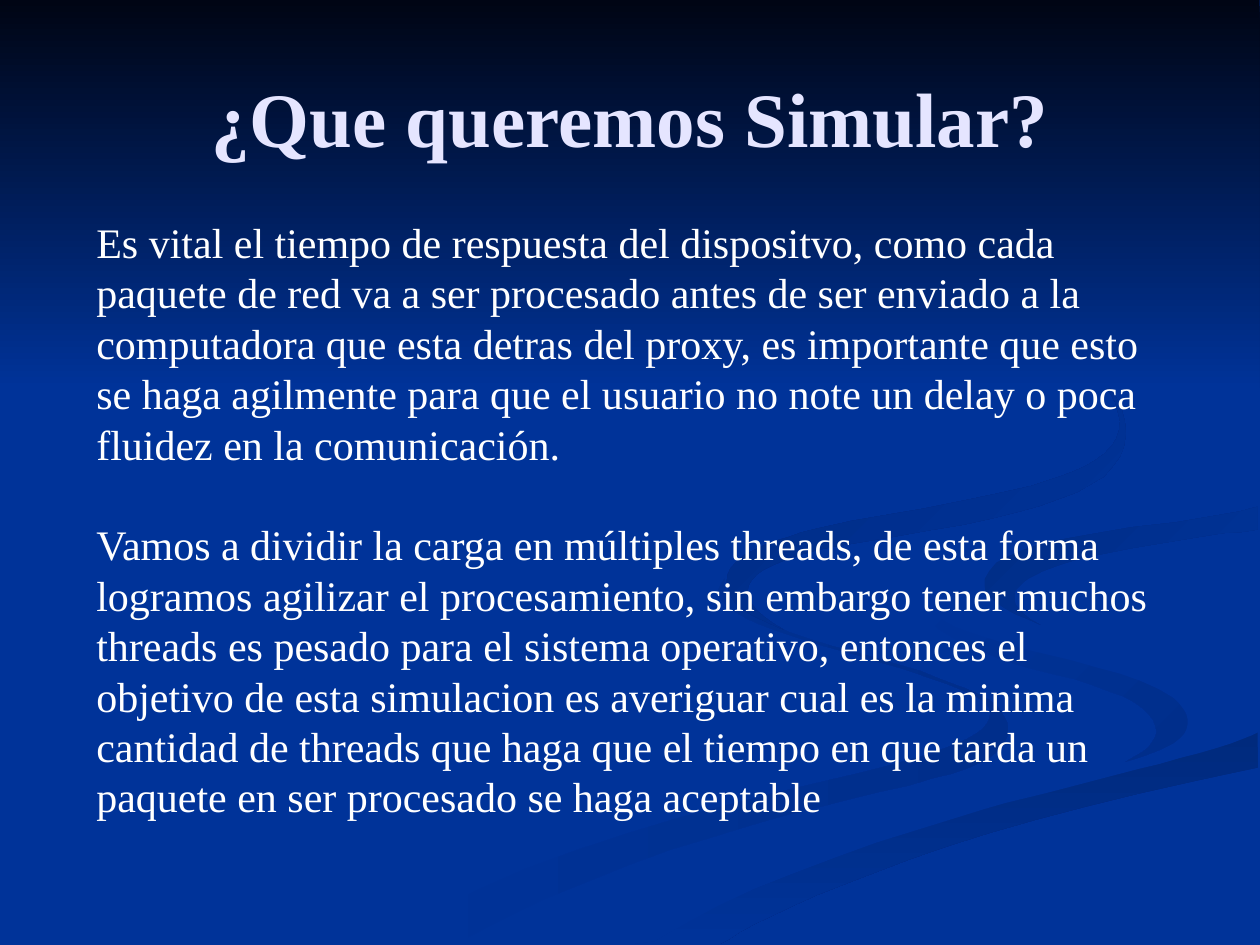
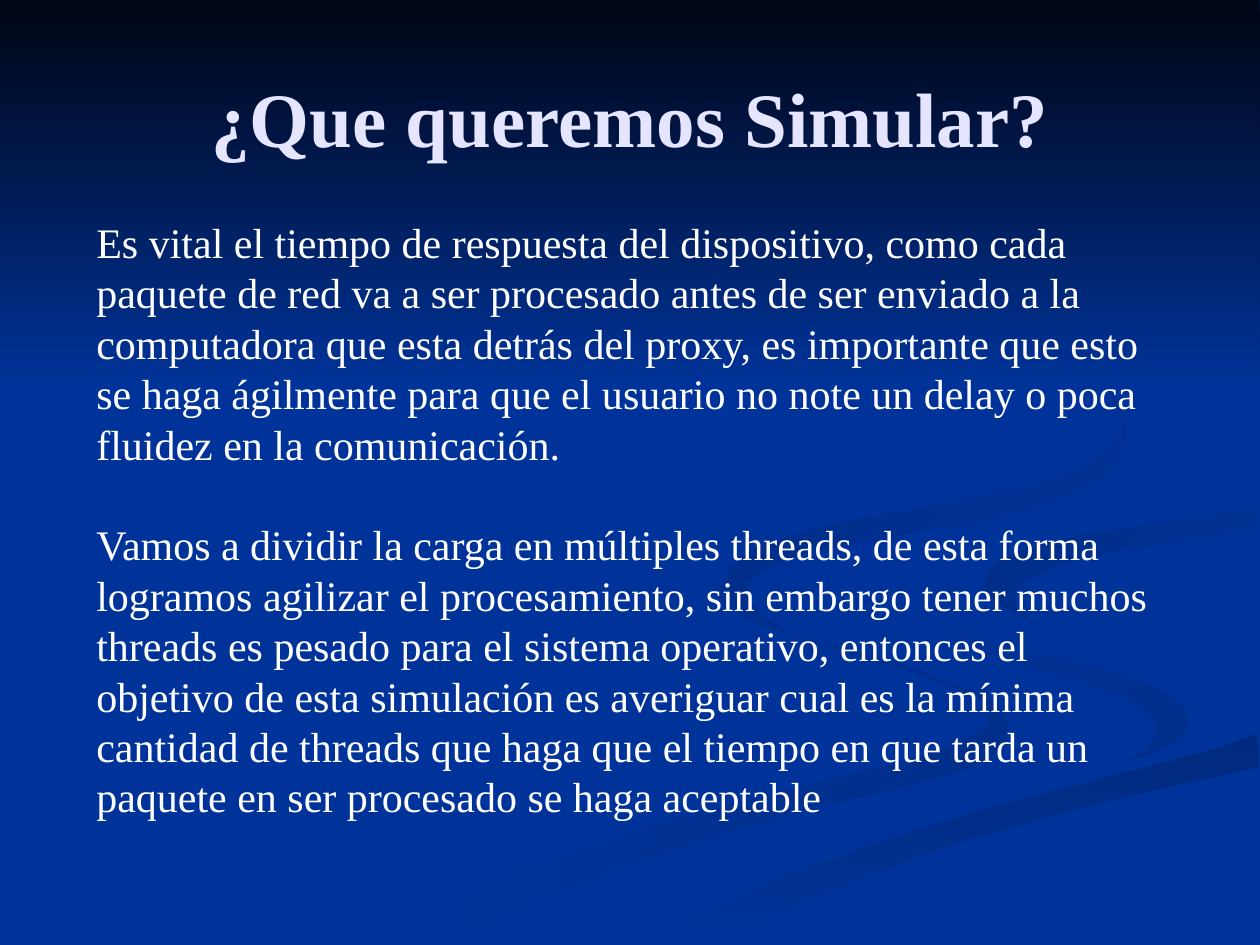
Before and after one commit to tomasdepi/simulacion-AnalizadorPaquetes, a slide deck: slide 3 of Presentacion.ppt. Drawn at 1260x945 pixels with LibreOffice and Linux fonts; fonts in the diff are those of the drawing. Boxes give left, top, right and bottom in pixels: in the first picture for what was removed or moved away, otherwise in the second. Text is boxed around its words. In the diff, an @@ line names an element or a change of style, - is before the commit and + after.

Commit message:
updates

```diff
--- a/Presentacion.ppt
+++ b/Presentacion.ppt
@@ text at bbox=[96, 229, 1147, 821]: text changed @@
-Es vital el tiempo de respuesta del dispositvo, como cada paquete de red va a ser procesado antes de ser enviado a la computadora que esta detras del proxy, es importante que esto se haga agilmente para que el usuario no note un delay o poca fluidez en la comunicación.
-Vamos a dividir la carga en múltiples threads, de esta forma logramos agilizar el procesamiento, sin embargo tener muchos threads es pesado para el sistema operativo, entonces el objetivo de esta simulacion es averiguar cual es la minima cantidad de threads que haga que el tiempo en que tarda un paquete en ser procesado se haga aceptable
+Es vital el tiempo de respuesta del dispositivo, como cada paquete de red va a ser procesado antes de ser enviado a la computadora que esta detrás del proxy, es importante que esto se haga ágilmente para que el usuario no note un delay o poca fluidez en la comunicación.
+Vamos a dividir la carga en múltiples threads, de esta forma logramos agilizar el procesamiento, sin embargo tener muchos threads es pesado para el sistema operativo, entonces el objetivo de esta simulación es averiguar cual es la mínima cantidad de threads que haga que el tiempo en que tarda un paquete en ser procesado se haga aceptable
```
Also in this commit, not shown: 2 other slides changed.
